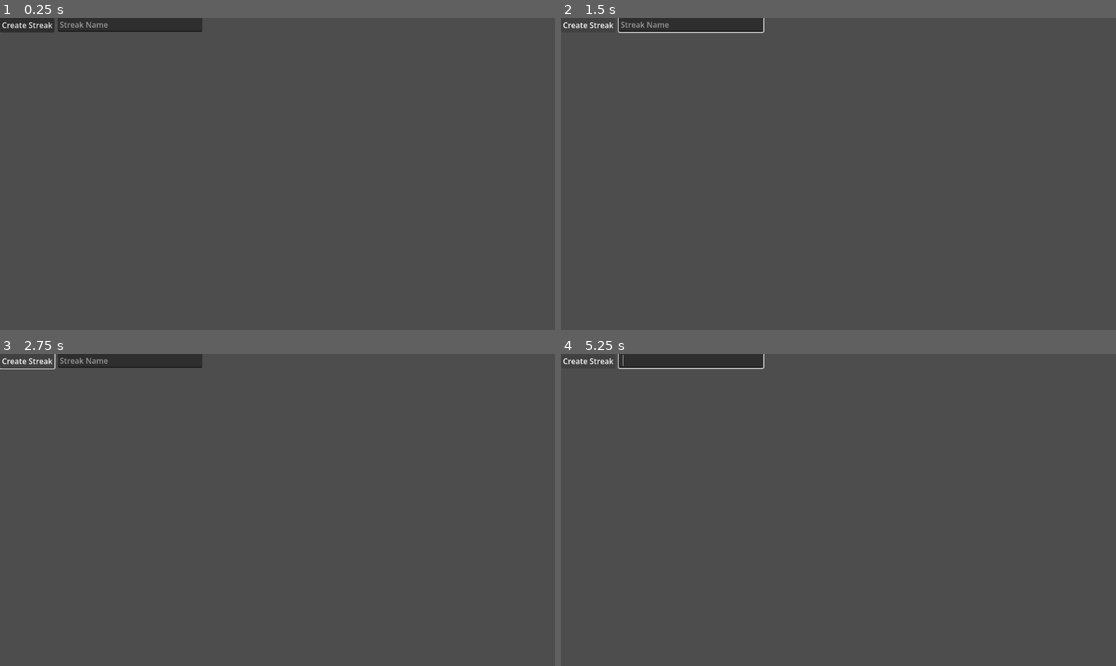
Above: before the commit, frames 1-4 (two rows, left to right).
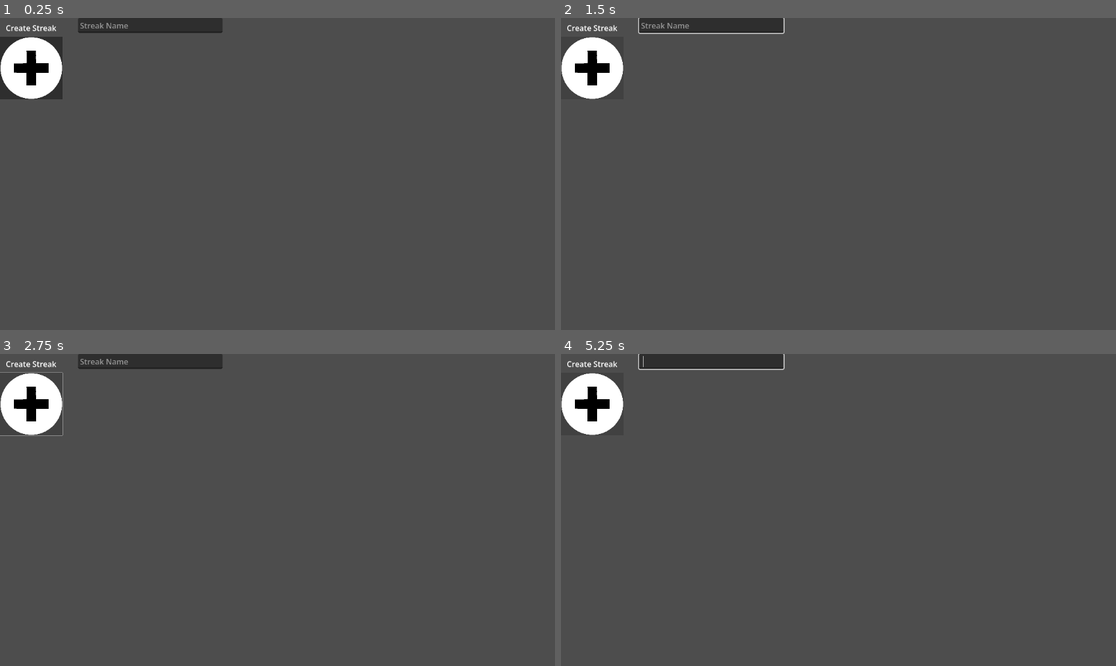
Above: after the commit, the same moments.

Repository: bobis1/HabitQuest
Game: Godot game, scene res://main.tscn
Two runs of this game, one before a commit and one after it. Both use one fixed random seed, a clock stepped at 60 frames per second and the inputs below.
Inputs (mouse positions are in pixels of both pictures, inside the frame that each line leads up to; where the layout moved, square brackets give the same spot in the first picture):
- Up to frame 1 (0.25 s): no input
- Up to frame 2 (1.5 s): click (594, 67) [588, 24] at 0.5 s; tap Enter at 1.25 s; hold Right from 1.28 s (still down); tap Alt at 1.35 s
- Up to frame 3 (2.75 s): tap Space at 2 s; release Right at 2.03 s; hold Down from 2.03 s (still down); tap Shift at 2.1 s
- Up to frame 4 (5.25 s): tap Enter at 2.75, 4.25 s; release Down at 2.78 s; hold Right 2.78-3.53 s; tap Alt at 2.85, 4.35 s; tap Space at 3.5, 5 s; hold Up 3.53-4.28 s; tap Shift at 3.6, 5.1 s; hold Left from 4.28 s (still down)

The runs differ from the first frame. In frame 1, 3.1% of the frame differs, in the area x 0-41%, y 0-27%; in frame 2, 2.5%; in frame 3, 2.5%; in frame 4, 2.4%.

Commit message:
ui basics

Diff:
--- a/main.tscn
+++ b/main.tscn
@@ -1,6 +1,7 @@
 [gd_scene format=3 uid="uid://dps5888mh4l7u"]
 
 [ext_resource type="Script" uid="uid://5xuyv0xlpqef" path="res://Scripts/habitTracking.gd" id="1_ig7tw"]
+[ext_resource type="Texture2D" uid="uid://dbk5x7i11bowe" path="res://plus.png" id="2_0xm2m"]
 
 [node name="Node2D" type="Node2D" unique_id=1256048991 node_paths=PackedStringArray("streakButton", "streakDisplay", "StreakNaming", "StreakContainer")]
 script = ExtResource("1_ig7tw")
@@ -25,10 +26,10 @@
 
 [node name="StreakNaming" type="Control" parent="Control" unique_id=172233871]
 anchors_preset = 0
-offset_left = 183.0
-offset_top = 8.0
-offset_right = 223.0
-offset_bottom = 48.0
+offset_left = 225.0
+offset_top = 10.0
+offset_right = 265.0
+offset_bottom = 50.0
 
 [node name="LineEdit" type="LineEdit" parent="Control/StreakNaming" unique_id=1237987199]
 layout_mode = 0
@@ -40,10 +41,11 @@
 
 [node name="CreateStreak" type="Button" parent="Control" unique_id=62943996]
 layout_mode = 0
-offset_top = -1.0
-offset_right = 113.0
-offset_bottom = 30.0
-text = "Create Streak"
+offset_top = 39.0
+offset_right = 520.0
+offset_bottom = 559.0
+scale = Vector2(0.25, 0.25)
+icon = ExtResource("2_0xm2m")
 
 [node name="VBoxContainer" type="VBoxContainer" parent="Control" unique_id=1029101994]
 layout_mode = 0
@@ -53,5 +55,13 @@
 offset_bottom = 178.0
 theme_override_constants/separation = 35
 
+[node name="Label2" type="Label" parent="Control" unique_id=1332841390]
+layout_mode = 0
+offset_left = 12.0
+offset_top = 9.0
+offset_right = 117.0
+offset_bottom = 32.0
+text = "Create Streak"
+
 [connection signal="text_submitted" from="Control/StreakNaming/LineEdit" to="." method="_on_line_edit_text_submitted"]
 [connection signal="pressed" from="Control/CreateStreak" to="." method="_on_create_streak_pressed"]
--- a/menu.tscn
+++ b/menu.tscn
@@ -1,10 +1,10 @@
-[gd_scene format=3 uid="uid://bso7hj8ah2dd0"]
+[gd_scene format=3 uid="uid://cmh8bgllqd36l"]
 
 [ext_resource type="Texture2D" uid="uid://dbk5x7i11bowe" path="res://plus.png" id="1_mae5d"]
 [ext_resource type="Texture2D" uid="uid://berbur2tsi80l" path="res://Tux.png" id="2_4hy44"]
 [ext_resource type="Texture2D" uid="uid://dbobtecd3rtqo" path="res://Speech_balloon.svg.png" id="3_ytr4m"]
 
-[node name="Node2D" type="Node2D" unique_id=459433353]
+[node name="Node2D2" type="Node2D" unique_id=459433353]
 
 [node name="Control" type="Control" parent="." unique_id=1668240370]
 layout_mode = 3
